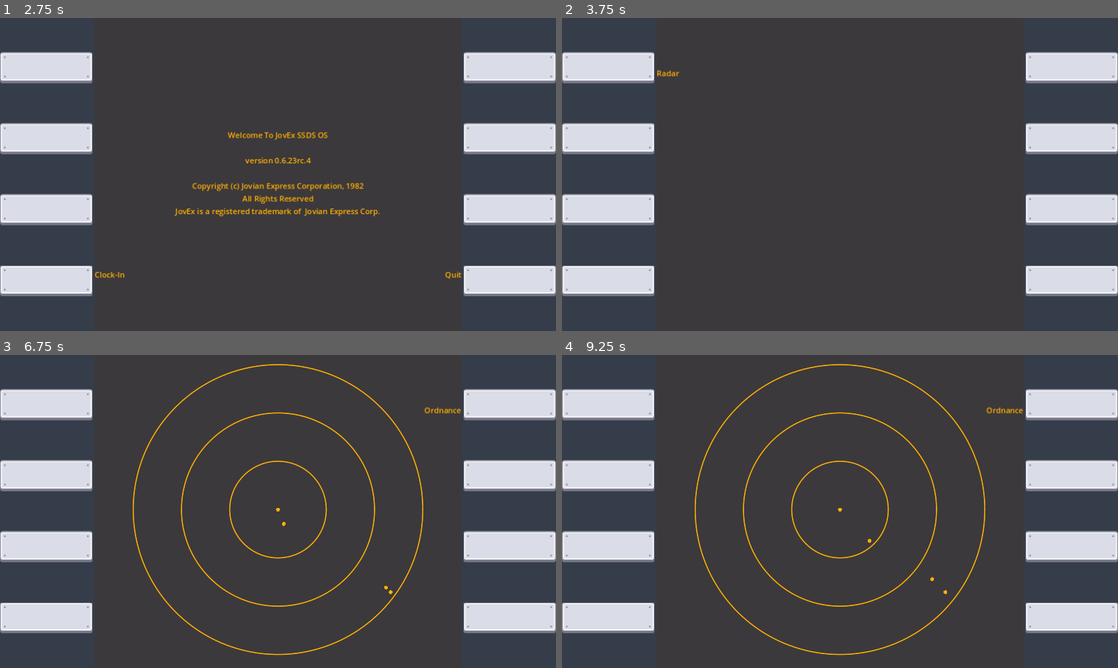
Above: before the commit, frames 1-4 (two rows, left to right).
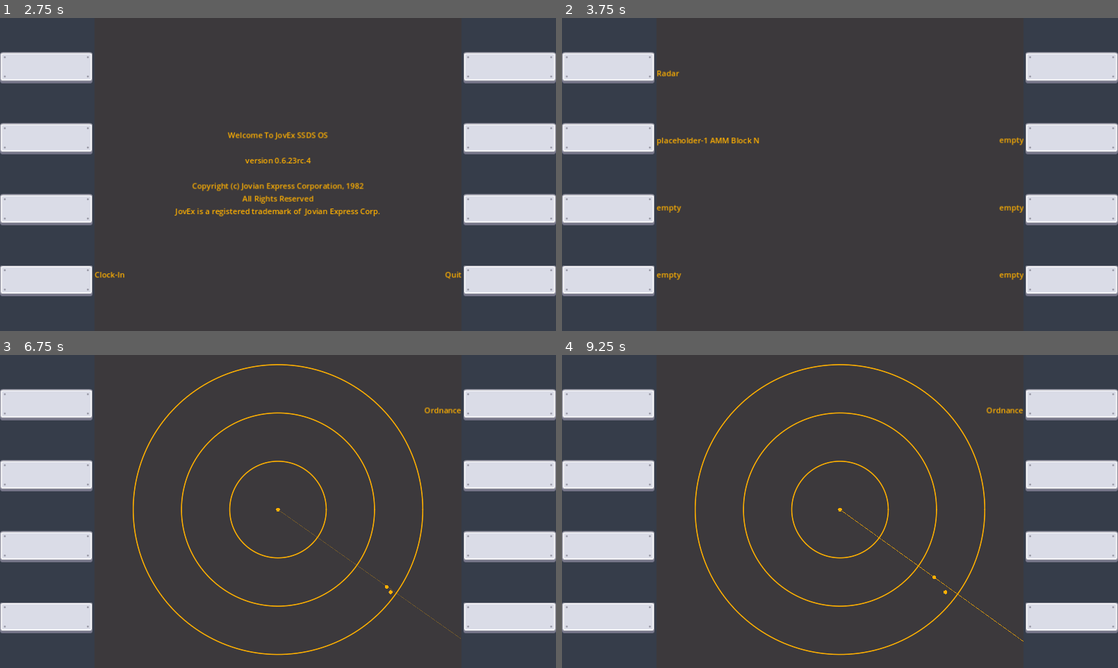
Above: after the commit, the same moments.

Repository: matthew-cavener/untitled_missile_game
Game: Godot game, scene res://ui/multi_function_display_panel.tscn
The game is run twice, just before and just after one commit, with the same random seed, the same clock (stepped at 60 frames per second) and the same inputs. Before the commit the project has no main scene; this scene is started directly in both runs.
Inputs (mouse positions are in pixels of both pictures, inside the frame that each line leads up to):
- Up to frame 1 (2.75 s): click (44, 68) at 0.5 s; click (44, 140) at 1.25 s; click (44, 208) at 2 s
- Up to frame 2 (3.75 s): click (606, 280) at 2.75 s; click (1073, 68) at 3.5 s
- Up to frame 3 (6.75 s): click (511, 477) at 4.25 s; click (511, 545) at 5 s; click (511, 617) at 5.75 s; click (44, 405) at 6.5 s
- Up to frame 4 (9.25 s): click (606, 477) at 7.25 s; click (606, 545) at 8 s; click (606, 617) at 8.75 s

Frame 1 is identical in both runs. In frame 2, 0.5% of the frame differs, in the area x 17-83%, y 38-84%; in frame 3, less than 0.1%; in frame 4, less than 0.1%.

Commit message:
add ui functionality, radar ping audio and visual

Diff:
--- a/Events.gd
+++ b/Events.gd
@@ -11,7 +11,19 @@
 signal button_7_pressed
 signal button_8_pressed
 
+
+signal launch_tube_1
+signal launch_tube_2
+signal launch_tube_3
+
+signal launch_tube_4
+signal launch_tube_5
+signal launch_tube_6
+
+
 signal player_ship_hit
+
+signal ping(ping_source: Node)
 
 signal missile_fired
 signal missile_hit
--- a/decoy/decoy.gd
+++ b/decoy/decoy.gd
@@ -5,16 +5,19 @@
 var decoy_state: DecoyState = DecoyState.DEPLOYING
 var state_name: String = "DEPLOYING"
 
+var display_name: String
 var group: String
 var lifetime: float
 var thrust_time: float
 var thrust_magnitude: float
 var launch_angle: float
 
+var stowed_timer: Timer = Timer.new()
 var thrust_timer: Timer = Timer.new()
 var lifetime_timer: Timer = Timer.new()
 
-func set_perameters(parameters: Dictionary = {}) -> void:
+func set_parameters(parameters: Dictionary = {}) -> void:
+    display_name = parameters.get("display_name", "DEFAULT-1 Chaff Block N")
     group = parameters.get("group", "decoys")
     lifetime = parameters.get("lifetime", 12)
     thrust_time = parameters.get("thrust_time", 3)
@@ -35,6 +38,10 @@
     setup_timer(thrust_timer, thrust_time, _on_thrust_timer_timeout)
     setup_timer(lifetime_timer, lifetime, _on_lifetime_timer_timeout)
     thrust_timer.start()
+
+func launch():
+    decoy_state = DecoyState.DEPLOYING
+    state_name = "DEPLOYING"
 
 func _on_thrust_timer_timeout() -> void:
     decoy_state = DecoyState.DEPLOYED
--- a/enemy/ship/enemy_ship.gd
+++ b/enemy/ship/enemy_ship.gd
@@ -2,7 +2,7 @@
 extends RigidBody2D
 
 var set_initial_state = true
-var enemy_missile_scene = preload("res://missile/missile.tscn")
+var missile_scene = preload("res://missile/missile.tscn")
 @onready var player = get_tree().get_first_node_in_group("player")
 
 var distance: float
@@ -31,7 +31,7 @@
         state.transform = Transform2D(0.0, initial_position)
         self.linear_velocity = initial_velocity
         for missile in missiles:
-            var enemy_missile = enemy_missile_scene.instantiate()
+            var enemy_missile = missile_scene.instantiate()
             enemy_missile.linear_velocity = self.linear_velocity
             enemy_missile.set_parameters(missile)
             add_child(enemy_missile)
--- /dev/null
+++ b/levels/level_1.gd
@@ -0,0 +1,42 @@
+extends Node2D
+var enemy_ship_scene = preload("res://enemy/ship/enemy_ship.tscn")
+var player_ship_scene = preload("res://player/ship/player_ship.tscn")
+
+var player_ship_tube_1_contents = {
+    "type": "missile",
+    "display_name": "placeholder-1 AMM Block N",
+    "seeker_has_ping": false,
+    "group": "player_missiles",
+    "intended_target": "enemy_missiles",
+    "countermeasures": ["none"],
+    "stowed_time": 0,
+    "boost_thrust_magnitude": 6.0,
+    "boost_thrust_time": 6.0,
+    "maneuvering_thrust_magnitude": 0.1,
+    "velocity_rejection_coefficient": 3.0
+}
+
+var enemy_ship_1_missiles = [
+    {
+        "seeker_has_ping": true,
+        "group": "enemy_missiles",
+        "intended_target": "player",
+        "countermeasures": ["decoys"],
+        "stowed_time": 3,
+        "boost_thrust_magnitude": 2.0,
+        "boost_thrust_time": 6.0,
+        "maneuvering_thrust_magnitude": 0,
+        "terminal_thrust_time": 1.0,
+        "terminal_thrust_magnitude": 0.1,
+        "seeker_range": 100,
+        "velocity_rejection_coefficient": 1.2
+    }
+]
+
+func _ready():
+    var player_ship = player_ship_scene.instantiate()
+    var enemy_ship = enemy_ship_scene.instantiate()
+    add_child(player_ship)
+    add_child(enemy_ship)
+    player_ship.set_parameters({"tube_1_contents": player_ship_tube_1_contents})
+    enemy_ship.set_parameters({"missiles": enemy_ship_1_missiles})
--- a/levels/level_1.tscn
+++ b/levels/level_1.tscn
@@ -1,3 +1,6 @@
-[gd_scene format=3 uid="uid://c788bmhvv7c3s"]
+[gd_scene load_steps=2 format=3 uid="uid://c788bmhvv7c3s"]
+
+[ext_resource type="Script" path="res://levels/level_1.gd" id="1_heyan"]
 
 [node name="Level1" type="Node2D"]
+script = ExtResource("1_heyan")
--- a/missile/missile.gd
+++ b/missile/missile.gd
@@ -12,12 +12,17 @@
 
 var stowed_time: float
 
+var display_name: String
 var group: String
 var intended_target: String
 var countermeasures: Array
 @onready var target: Node = get_tree().get_first_node_in_group(intended_target)
+@onready var player = get_tree().get_first_node_in_group("player")
 @onready var approx_time_to_collision: float = 300.0
 
+var seeker_has_ping: bool = false
+var ping_time: float
+var short_ping_time: float
 var boost_thrust_magnitude: float
 var boost_thrust_time: float
 var maneuvering_thrust_magnitude: float
@@ -29,10 +34,15 @@
 var stowed_timer = Timer.new()
 var boost_thrust_timer: Timer = Timer.new()
 var terminal_thrust_timer: Timer = Timer.new()
+var ping_timer = Timer.new()
 
 
 func set_parameters(parameters: Dictionary = {}) -> void:
+    seeker_has_ping = parameters.get("seeker_has_ping", false)
+    ping_time = parameters.get("ping_time", 3)
+    short_ping_time = parameters.get("short_ping_time", 1)
     stowed_time = parameters.get("stowed_time", 3)
+    display_name = parameters.get("display_name", "DEFAULT-1 AMM Block N")
     group = parameters.get("group", "enemy_missiles")
     intended_target = parameters.get("intended_target", "player")
     countermeasures = parameters.get("countermeasures", ["decoys"])
@@ -44,9 +54,9 @@
     seeker_range = parameters.get("seeker_range", 200)
     velocity_rejection_coefficient = parameters.get("velocity_rejection_coefficient", 1.3)
 
-func setup_timer(timer: Timer, wait_time: float, timeout_func) -> void:
+func setup_timer(timer: Timer, wait_time: float, timeout_func, one_shot: bool = true) -> void:
     timer.wait_time = wait_time
-    timer.one_shot = true
+    timer.one_shot = one_shot
     add_child(timer)
     timer.timeout.connect(timeout_func)
 
@@ -56,10 +66,16 @@
 
 func _ready() -> void:
     add_to_group(group)
+    setup_timer(ping_timer, ping_time, _on_ping_timer_timeout, true)
     setup_timer(stowed_timer, stowed_time, _on_stowed_timer_timeout)
     setup_timer(boost_thrust_timer, boost_thrust_time, _on_boost_thrust_timer_timeout)
     setup_timer(terminal_thrust_timer, terminal_thrust_time, _on_terminal_thrust_timer_timeout)
     stowed_timer.start()
+
+func launch():
+    stowed_timer.stop()
+    stowed_timer.emit_signal("timeout")
+    stowed_timer.queue_free()
 
 func get_target() -> Node:
     for countermeasure in countermeasures:
@@ -101,18 +117,34 @@
     else:
         return Vector2.ZERO
 
+func _on_ping_timer_timeout() -> void:
+    if seeker_has_ping:
+        Events.emit_signal("ping", self)
+        match missile_state:
+            MissileState.SEEKING:
+                ping_timer.wait_time = short_ping_time
+            MissileState.DISARMED:
+                ping_timer.queue_free()
+        ping_timer.start()
+    else:
+        pass
+
 func _on_stowed_timer_timeout() -> void:
     boost_thrust_timer.start()
+    ping_timer.start()
     missile_state = MissileState.BOOSTING
     state_name = "BOOSTING"
+    stowed_timer.queue_free()
 
 func _on_boost_thrust_timer_timeout() -> void:
     missile_state = MissileState.MIDCOURSE
     state_name = "MIDCOURSE"
+    boost_thrust_timer.queue_free()
 
 func _on_terminal_thrust_timer_timeout() -> void:
     missile_state = MissileState.DISARMED
     state_name = "DISARMED"
+    terminal_thrust_timer.queue_free()
 
 func _integrate_forces(_state) -> void:
     var applied_forces: Vector2 = Vector2.ZERO
@@ -166,7 +198,6 @@
     print("global_position.x: %.2f | global_position.y: %.2f" % [global_position.x, global_position.y])
     print("linear_velocity.x: %.2f | linear_velocity.y: %.2f" % [linear_velocity.x, linear_velocity.y])
     print("missile_state: " + str(state_name))
-    print("boost thrust time remaining: %.2f" % boost_thrust_timer.time_left)
     print("approx_time_to_collision: %.2f seconds" % approx_time_to_collision)
     print("missile force applied: Vector2(%.2f, %.2f)" % [applied_forces.x, applied_forces.y])
     print("missile force magnitude: %.2f" % applied_forces.length())
--- a/player/ship/player_ship.gd
+++ b/player/ship/player_ship.gd
@@ -3,27 +3,22 @@
 var set_initial_state = true
 
 var missile_scene = preload("res://missile/missile.tscn")
-var missile = missile_scene.instantiate()
-var missile_parameters = {
-    "group": "player_missiles",
-    "intended_target": "enemy_missiles",
-    "countermeasures": ["none"],
-    "stowed_time": 3,
-    "boost_thrust_magnitude": 6.0,
-    "boost_thrust_time": 6.0,
-    "maneuvering_thrust_magnitude": 0.1,
-    "velocity_rejection_coefficient": 3.0
-}
+var decoy_scene = preload("res://decoy/decoy.tscn")
 
-var decoy_scene = preload("res://decoy/decoy.tscn")
-var decoy = decoy_scene.instantiate()
-var decoy_parameters = {
-    "group": "decoys",
-    "lifetime": 600,
-    "thrust_time": 1,
-    "thrust_magnitude": 1,
-    "launch_angle": 90
-}
+var tube_1_contents
+var tube_2_contents
+var tube_3_contents
+var tube_4_contents
+var tube_5_contents
+var tube_6_contents
+
+func set_parameters(parameters: Dictionary = {}) -> void:
+    tube_1_contents = parameters.get("tube_1_contents", {})
+    tube_2_contents = parameters.get("tube_2_contents", {})
+    tube_3_contents = parameters.get("tube_3_contents", {})
+    tube_4_contents = parameters.get("tube_4_contents", {})
+    tube_5_contents = parameters.get("tube_5_contents", {})
+    tube_6_contents = parameters.get("tube_6_contents", {})
 
 func _draw():
     var center: Vector2 = Vector2.ZERO
@@ -37,11 +32,71 @@
     for radius in range(100, 400, 100):
         draw_arc(center, radius, start_angle, end_angle, point_count, color, width, antialiased)
 
+func _on_launch_tube_1():
+    launch_tube_contents(tube_1_contents)
+    tube_1_contents = {}
+
+func _on_launch_tube_2():
+    launch_tube_contents(tube_2_contents)
+    tube_2_contents = {}
+
+func _on_launch_tube_3():
+    launch_tube_contents(tube_3_contents)
+    tube_3_contents = {}
+
+func _on_launch_tube_4():
+    launch_tube_contents(tube_4_contents)
+    tube_4_contents = {}
+
+func _on_launch_tube_5():
+    launch_tube_contents(tube_5_contents)
+    tube_5_contents = {}
+
+func _on_launch_tube_6():
+    launch_tube_contents(tube_6_contents)
+    tube_6_contents = {}
+
+func _on_ping(ping_source: Node) -> void:
+    $RadarPingSound.play()
+    var direction = (ping_source.global_position - global_position).normalized()
+    var line = Line2D.new()
+    var tween = create_tween()
+    line.width = 1
+    line.default_color = Color("#ffb000")
+    line.points = [position, direction * 1000]
+    tween.tween_property(line, "default_color:a", 0, 1)
+    tween.tween_callback(line.queue_free)
+    add_child(line)
+
+func launch_tube_contents(tube_contents):
+    if tube_contents:
+        match tube_contents["type"]:
+            "missile":
+                var missile = missile_scene.instantiate()
+                missile.set_parameters(tube_contents)
+                add_child(missile)
+                missile.launch()
+            "decoy":
+                var decoy = decoy_scene.instantiate()
+                decoy.set_parameters(tube_contents)
+                add_child(decoy)
+                decoy.launch()
+            _:
+                print("tube_contents type not recognized")
+    else:
+        print("tube is empty")
 
 func on_hit() -> void:
     Events.emit_signal("player_ship_hit")
 
 func _ready():
+    Events.connect("ping", _on_ping)
+    Events.connect("launch_tube_1", _on_launch_tube_1)
+    Events.connect("launch_tube_2", _on_launch_tube_2)
+    Events.connect("launch_tube_3", _on_launch_tube_3)
+    Events.connect("launch_tube_4", _on_launch_tube_4)
+    Events.connect("launch_tube_5", _on_launch_tube_5)
+    Events.connect("launch_tube_6", _on_launch_tube_6)
     add_to_group("player")
     print("\n----------------")
     print("player ship spwaned")
@@ -49,9 +104,4 @@
     print("----------------\n")
 
 func _integrate_forces(state) -> void:
-    if set_initial_state:
-        missile.set_parameters(missile_parameters)
-        add_child(missile)
-        #decoy.set_perameters(decoy_parameters)
-        #add_child(decoy)
-        set_initial_state = false
+    pass
--- a/player/ship/player_ship.tscn
+++ b/player/ship/player_ship.tscn
@@ -1,10 +1,15 @@
-[gd_scene load_steps=3 format=3 uid="uid://bb6g7w1ru1jr4"]
+[gd_scene load_steps=4 format=3 uid="uid://bb6g7w1ru1jr4"]
 
 [ext_resource type="Script" path="res://player/ship/player_ship.gd" id="1_hdatc"]
 [ext_resource type="PackedScene" uid="uid://lph3b30dgdlx" path="res://assets/visual/radar_contact.tscn" id="2_x6xbl"]
+[ext_resource type="AudioStream" uid="uid://bnv1btiflaydi" path="res://assets/audio/sonar-punchy.mp3" id="3_dyk86"]
 
 [node name="PlayerShip" type="RigidBody2D"]
 script = ExtResource("1_hdatc")
 
 [node name="RadarContact" parent="." instance=ExtResource("2_x6xbl")]
 scale = Vector2(0.031, 0.031)
+
+[node name="RadarPingSound" type="AudioStreamPlayer2D" parent="."]
+scale = Vector2(0.031, 0.031)
+stream = ExtResource("3_dyk86")
--- a/project.godot
+++ b/project.godot
@@ -11,6 +11,7 @@
 [application]
 
 config/name="untitled_missile_game"
+run/main_scene="res://ui/multi_function_display_panel.tscn"
 config/features=PackedStringArray("4.2", "Mobile")
 config/icon="res://icon.svg"
 
--- a/ui/display.gd
+++ b/ui/display.gd
@@ -4,31 +4,32 @@
 
 var display_state = DisplayState.Boot
 
-@onready var label1: Label = $VBoxContainer/LeftTextPanel/Label1
-@onready var label2: Label = $VBoxContainer/LeftTextPanel/Label2
-@onready var label3: Label = $VBoxContainer/LeftTextPanel/Label3
-@onready var label4: Label = $VBoxContainer/LeftTextPanel/Label4
+@onready var label_1: Label = $VBoxContainer/LeftTextPanel/Label1
+@onready var label_2: Label = $VBoxContainer/LeftTextPanel/Label2
+@onready var label_3: Label = $VBoxContainer/LeftTextPanel/Label3
+@onready var label_4: Label = $VBoxContainer/LeftTextPanel/Label4
 
-@onready var label5: Label = $VBoxContainer/RightTextPanel/Label5
-@onready var label6: Label = $VBoxContainer/RightTextPanel/Label6
-@onready var label7: Label = $VBoxContainer/RightTextPanel/Label7
-@onready var label8: Label = $VBoxContainer/RightTextPanel/Label8
+@onready var label_5: Label = $VBoxContainer/RightTextPanel/Label5
+@onready var label_6: Label = $VBoxContainer/RightTextPanel/Label6
+@onready var label_7: Label = $VBoxContainer/RightTextPanel/Label7
+@onready var label_8: Label = $VBoxContainer/RightTextPanel/Label8
 
 @onready var world: Node2D = get_tree().get_first_node_in_group("world")
+@onready var player: Node2D = get_tree().get_first_node_in_group("player")
 @onready var central_text: Label = $VBoxContainer/CenterDisplay/CentralText
 
 func _ready() -> void:
     world.visible = false
 
-    label1.text = ""
-    label2.text = ""
-    label3.text = ""
-    label4.text = "Clock-In"
+    label_1.text = ""
+    label_2.text = ""
+    label_3.text = ""
+    label_4.text = "Clock-In"
 
-    label5.text = ""
-    label6.text = ""
-    label7.text = ""
-    label8.text = "Quit"
+    label_5.text = ""
+    label_6.text = ""
+    label_7.text = ""
+    label_8.text = "Quit"
 
     Events.connect("button_1_pressed", _on_button_1_pressed)
     Events.connect("button_2_pressed", _on_button_2_pressed)
@@ -46,26 +47,47 @@
         DisplayState.Ordnance:
             display_state = DisplayState.Radar
             world.visible = true
-            label1.text = ""
-            label5.text = "Ordnance"
+            label_1.text = ""
+            label_2.text = ""
+            label_3.text = ""
+            label_4.text = ""
+            label_5.text = "Ordnance"
+            label_6.text = ""
+            label_7.text = ""
+            label_8.text = ""
 
 
 func _on_button_2_pressed() -> void:
-    pass
+    match display_state:
+        DisplayState.Ordnance:
+            Events.emit_signal("launch_tube_1")
+            label_2.text = "empty"
 
 
 func _on_button_3_pressed() -> void:
-    pass
+    match display_state:
+        DisplayState.Ordnance:
+            Events.emit_signal("launch_tube_2")
+            label_3.text = "empty"
 
 
 func _on_button_4_pressed() -> void:
     match display_state:
+        DisplayState.Ordnance:
+            Events.emit_signal("launch_tube_3")
+            label_4.text = "empty"
+
         DisplayState.Boot:
             display_state = DisplayState.Radar
             world.visible = true
-            label5.text = "Ordnance"
-            label4.text = ""
-            label8.text = ""
+            label_1.text = ""
+            label_2.text = ""
+            label_3.text = ""
+            label_4.text = ""
+            label_5.text = "Ordnance"
+            label_6.text = ""
+            label_7.text = ""
+            label_8.text = ""
             central_text.text = ""
 
 
@@ -74,19 +96,35 @@
         DisplayState.Radar:
             display_state = DisplayState.Ordnance
             world.visible = false
-            label1.text = "Radar"
-            label5.text = ""
+            label_1.text = "Radar"
+            label_2.text = player.get("tube_1_contents").get("display_name", "empty")
+            label_3.text = player.get("tube_2_contents").get("display_name", "empty")
+            label_4.text = player.get("tube_3_contents").get("display_name", "empty")
+            label_5.text = ""
+            label_6.text = player.get("tube_4_contents").get("display_name", "empty")
+            label_7.text = player.get("tube_5_contents").get("display_name", "empty")
+            label_8.text = player.get("tube_6_contents").get("display_name", "empty")
 
 
 func _on_button_6_pressed() -> void:
-    pass
+    match display_state:
+        DisplayState.Ordnance:
+            Events.emit_signal("launch_tube_4")
+            label_6.text = "empty"
 
 
 func _on_button_7_pressed() -> void:
-    pass
+    match display_state:
+        DisplayState.Ordnance:
+            Events.emit_signal("launch_tube_5")
+            label_7.text = "empty"
 
 
 func _on_button_8_pressed() -> void:
     match display_state:
+        DisplayState.Ordnance:
+            Events.emit_signal("launch_tube_6")
+            label_8.text = "empty"
+
         DisplayState.Boot:
             get_tree().quit()
--- a/ui/display.tscn
+++ b/ui/display.tscn
@@ -36,7 +36,6 @@
 layout_mode = 2
 size_flags_horizontal = 3
 alignment = 1
-script = null
 
 [node name="CenterDisplay" type="CenterContainer" parent="VBoxContainer"]
 layout_mode = 2
@@ -59,4 +58,3 @@
 [node name="RightTextPanel" parent="VBoxContainer" instance=ExtResource("2_yxs6y")]
 layout_mode = 2
 size_flags_horizontal = 3
-script = null
--- a/ui/left_text_panel.tscn
+++ b/ui/left_text_panel.tscn
@@ -1,32 +1,4 @@
-[gd_scene load_steps=2 format=3 uid="uid://b3ehmtrkvb7qc"]
-
-[sub_resource type="GDScript" id="GDScript_fexbg"]
-script/source = "extends VBoxContainer
-#
-#func _ready() -> void:
-    #$Label1.text = \"\"
-    #$Label2.text = \"\"
-    #$Label3.text = \"\"
-    #$Label4.text = \"Clock-In\"
-#
-    #Events.connect(\"button_1_pressed\", _on_button_1_pressed)
-    #Events.connect(\"button_2_pressed\", _on_button_2_pressed)
-    #Events.connect(\"button_3_pressed\", _on_button_3_pressed)
-    #Events.connect(\"button_4_pressed\", _on_button_4_pressed)
-#
-#
-#func _on_button_1_pressed() -> void:
-    #$Label1.text = \"Button 1 Pressed\"
-#
-#func _on_button_2_pressed() -> void:
-    #$Label2.text = \"Button 2 Pressed\"
-#
-#func _on_button_3_pressed() -> void:
-    #$Label3.text = \"Button 3 Pressed\"
-#
-#func _on_button_4_pressed() -> void:
-    #$Label4.text = \"Button 4 Pressed\"
-"
+[gd_scene format=3 uid="uid://b3ehmtrkvb7qc"]
 
 [node name="LeftTextPanel" type="VBoxContainer"]
 anchors_preset = 15
@@ -34,7 +6,6 @@
 anchor_bottom = 1.0
 grow_horizontal = 2
 grow_vertical = 2
-script = SubResource("GDScript_fexbg")
 
 [node name="Spacer1" type="Control" parent="."]
 layout_mode = 2
--- a/ui/multi_function_display_panel.tscn
+++ b/ui/multi_function_display_panel.tscn
@@ -1,9 +1,10 @@
-[gd_scene load_steps=5 format=3 uid="uid://67f8uqxwgsxf"]
+[gd_scene load_steps=6 format=3 uid="uid://67f8uqxwgsxf"]
 
 [ext_resource type="PackedScene" uid="uid://b8sqw4ayd2bre" path="res://ui/left_button_panel.tscn" id="1_kwx1i"]
 [ext_resource type="PackedScene" uid="uid://cx1cl51q5v2gw" path="res://ui/display.tscn" id="2_um87o"]
 [ext_resource type="PackedScene" uid="uid://ct82xuv03s3vg" path="res://ui/right_button_panel.tscn" id="3_aneim"]
 [ext_resource type="PackedScene" uid="uid://dg0e1sxtg5ffn" path="res://world/world.tscn" id="3_lyras"]
+[ext_resource type="PackedScene" uid="uid://c788bmhvv7c3s" path="res://levels/level_1.tscn" id="4_2p62n"]
 
 [node name="MultiFunctionDisplayPanel" type="Control"]
 layout_mode = 3
@@ -49,6 +50,8 @@
 [node name="World" parent="MFDVerticalBox/Display" instance=ExtResource("3_lyras")]
 position = Vector2(380, 328)
 
+[node name="Level1" parent="MFDVerticalBox/Display/World" instance=ExtResource("4_2p62n")]
+
 [node name="RightButtonPanel" parent="MFDVerticalBox" instance=ExtResource("3_aneim")]
 layout_mode = 2
 size_flags_horizontal = 3
--- a/ui/right_text_panel.tscn
+++ b/ui/right_text_panel.tscn
@@ -1,32 +1,4 @@
-[gd_scene load_steps=2 format=3 uid="uid://debd8mgq87o6b"]
-
-[sub_resource type="GDScript" id="GDScript_2yang"]
-script/source = "extends VBoxContainer
-#
-#func _ready() -> void:
-    #$Label5.text = \"\"
-    #$Label6.text = \"\"
-    #$Label7.text = \"\"
-    #$Label8.text = \"Quit\"
-#
-    #Events.connect(\"button_5_pressed\", _on_button_5_pressed)
-    #Events.connect(\"button_6_pressed\", _on_button_6_pressed)
-    #Events.connect(\"button_7_pressed\", _on_button_7_pressed)
-    #Events.connect(\"button_8_pressed\", _on_button_8_pressed)
-#
-#
-#func _on_button_5_pressed() -> void:
-    #$Label5.text = \"Button 5 Pressed\"
-#
-#func _on_button_6_pressed() -> void:
-    #$Label6.text = \"Button 6 Pressed\"
-#
-#func _on_button_7_pressed() -> void:
-    #$Label7.text = \"Button 7 Pressed\"
-#
-#func _on_button_8_pressed() -> void:
-    #$Label8.text = \"Button 8 Pressed\"
-"
+[gd_scene format=3 uid="uid://debd8mgq87o6b"]
 
 [node name="RightTextPanel" type="VBoxContainer"]
 anchors_preset = 15
@@ -34,7 +6,6 @@
 anchor_bottom = 1.0
 grow_horizontal = 2
 grow_vertical = 2
-script = SubResource("GDScript_2yang")
 
 [node name="Spacer1" type="Control" parent="."]
 layout_mode = 2
--- a/world/World.gd
+++ b/world/World.gd
@@ -1,23 +1 @@
 extends Node2D
-var enemy_ship_scene = preload("res://enemy/ship/enemy_ship.tscn")
-
-var missiles = [
-    {
-        "group": "enemy_missiles",
-        "intended_target": "player",
-        "countermeasures": ["decoys"],
-        "stowed_time": 3,
-        "boost_thrust_magnitude": 2.0,
-        "boost_thrust_time": 12.0,
-        "maneuvering_thrust_magnitude": 0,
-        "terminal_thrust_time": 1.0,
-        "terminal_thrust_magnitude": 0.1,
-        "seeker_range": 200,
-        "velocity_rejection_coefficient": 1.2
-    }
-]
-
-func _ready():
-    var enemy_ship = enemy_ship_scene.instantiate()
-    add_child(enemy_ship)
-    enemy_ship.set_parameters({"missiles": missiles})
--- a/world/world.tscn
+++ b/world/world.tscn
@@ -1,9 +1,6 @@
-[gd_scene load_steps=3 format=3 uid="uid://dg0e1sxtg5ffn"]
+[gd_scene load_steps=2 format=3 uid="uid://dg0e1sxtg5ffn"]
 
 [ext_resource type="Script" path="res://world/World.gd" id="1_qs3bv"]
-[ext_resource type="PackedScene" uid="uid://bb6g7w1ru1jr4" path="res://player/ship/player_ship.tscn" id="2_ffn4r"]
 
 [node name="World" type="Node2D" groups=["world"]]
 script = ExtResource("1_qs3bv")
-
-[node name="PlayerShip" parent="." instance=ExtResource("2_ffn4r")]
Not shown, added: assets/audio/sonar-punchy.mp3.import
Not shown, added: assets/audio/sonar-punchy.mp3
